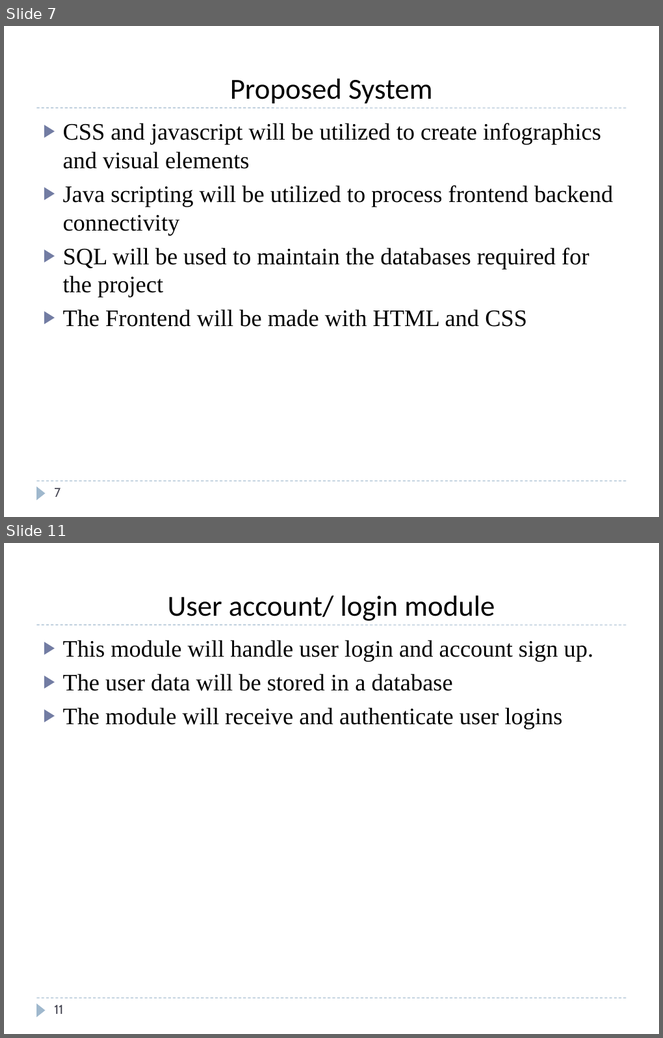
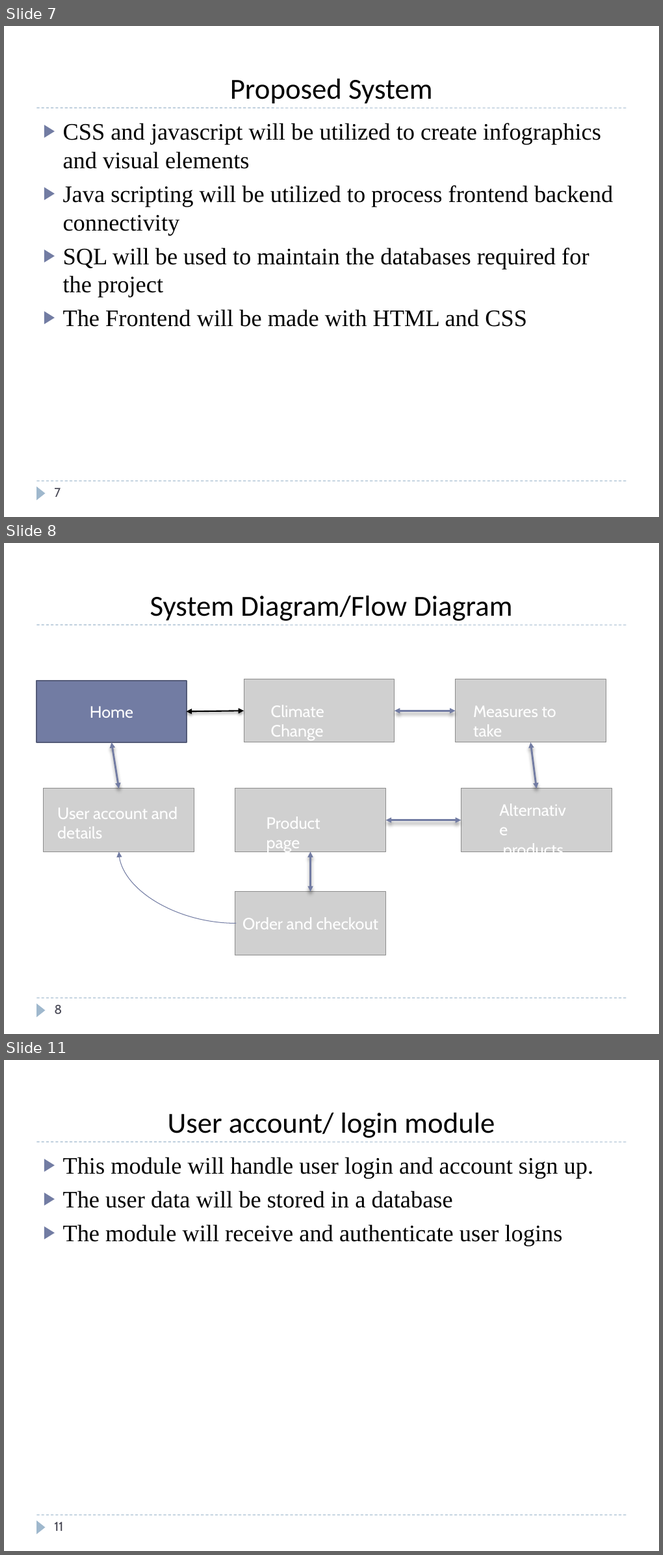
Before and after one commit to Easwer-ALU/ADP-project, a slide deck: ADP-PROJECT-PPT-TEMPLATE.pptx. Shown one above the other, each under a label of ours: slides 7 and 11 before the commit, slides 7, 8 and 11 after it; the slides between them are not shown. The pictures are 663x1038 and 663x1555 pixels, drawn with LibreOffice and Linux fonts; fonts in the diff are those of the drawing; grey boxes stand for pictures. Boxes give left, top, right and bottom in pixels: in the first picture for what was removed or moved away, otherwise in the second. Text is boxed around its words. In the diff, an @@ line names an element or a change of style, - is before the commit and + after.

```diff
--- a/ADP-PROJECT-PPT-TEMPLATE.pptx
+++ b/ADP-PROJECT-PPT-TEMPLATE.pptx
@@ slide 8 added at (4,543,659,1034), background #FFFFFF; not listed: 3 template elements that a slide beside it also shows @@
@@ title added at (150,596,512,621), 32 pt, text #000000 @@
+System Diagram/Flow Diagram
@@ rectangle added at (36,681,186,742), fill #727CA3, outline #545C79 1.5 pt, 18 pt, text #FFFFFF @@
+Home
@@ picture added at (244,679,395,743) @@
@@ picture added at (456,679,606,743) @@
@@ double arrow added from (186, 711) to (244, 711), #000000 1.5 pt @@
@@ text added at (271,705,324,741), 18 pt, text #FFFFFF @@
+Climate Change
@@ double arrow added from (395, 711) to (456, 711), #727CA3 2 pt @@
@@ text added at (473,706,556,737), 18 pt, text #FFFFFF @@
+Measures to take
@@ double arrow added from (111, 743) to (118, 789), #727CA3 2 pt @@
@@ double arrow added from (530, 743) to (537, 789), #727CA3 2 pt @@
@@ picture added at (43,789,194,852) @@
@@ picture added at (235,789,386,852) @@
@@ picture added at (462,789,612,852) @@
@@ text added at (57,807,178,839), 18 pt, text #FFFFFF @@
+User account and
+details
@@ text added at (267,817,321,853), 18 pt, text #FFFFFF @@
+Product page
@@ double arrow added from (386, 820) to (462, 820), #727CA3 2 pt @@
@@ curved arrow added from (236, 924) to (118, 852), #727CA3 0.75 pt @@
@@ double arrow added from (311, 852) to (311, 891), #727CA3 2 pt @@
@@ text added at (503,852,564,852), 18 pt, text #FFFFFF @@
+Alternative
+products
@@ picture added at (235,891,386,955) @@
@@ text added at (243,917,379,930), 18 pt, text #FFFFFF @@
+Order and checkout
@@ page number added at (54,1005,62,1014), 14 pt, text #464653 @@
+8
```
Also in this commit, not shown: 3 slides changed, 2 slides removed, 5 other files.
